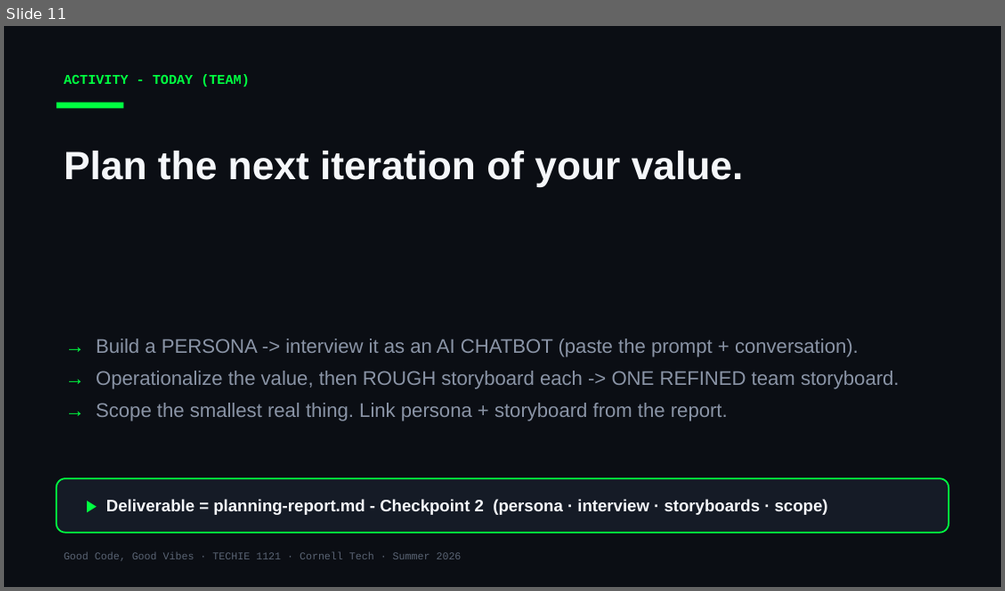
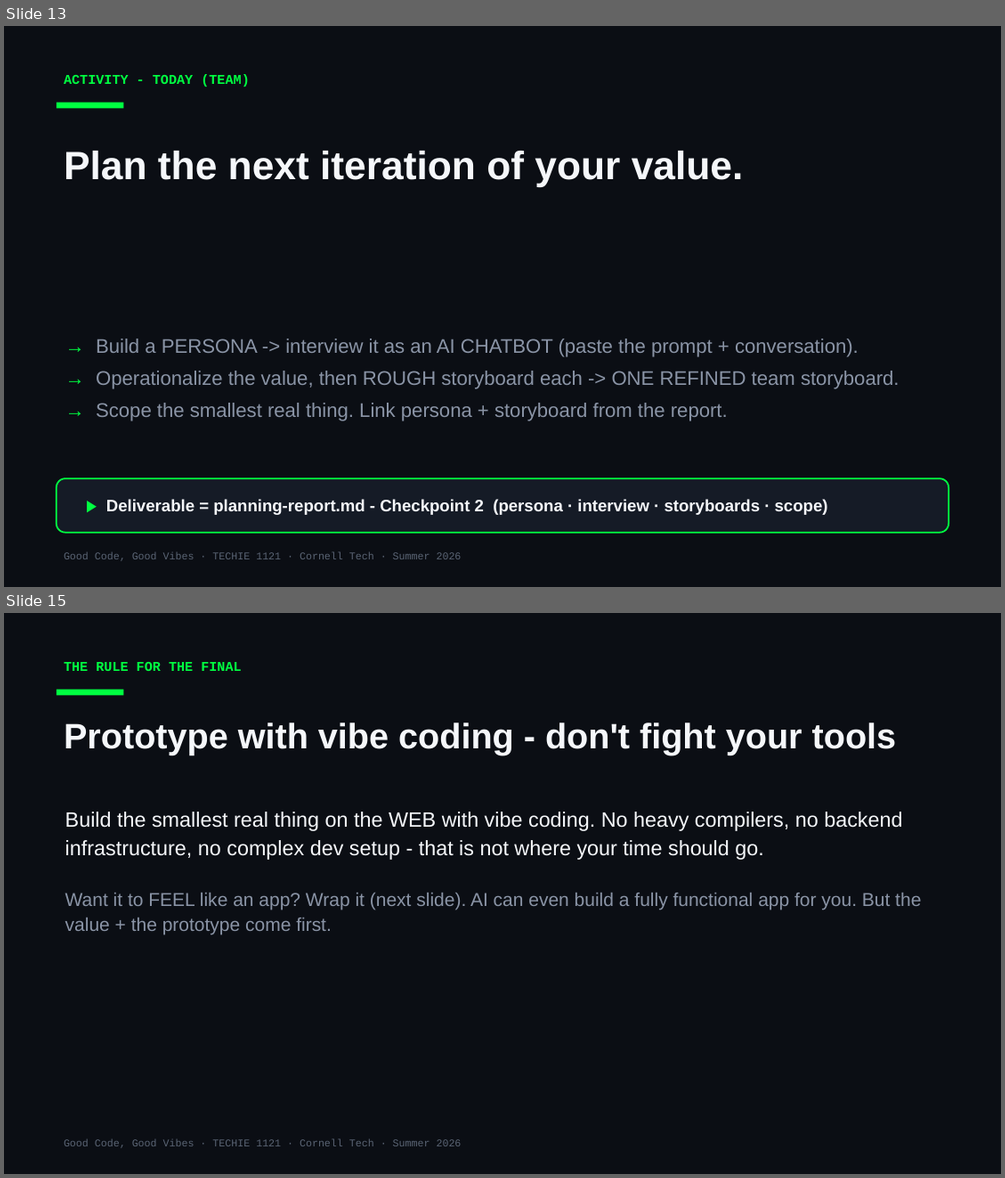
Before and after one commit to Cornell-Tech-Vibe-Coding-Summer-2026/website, a slide deck: slides/Week3-Wed-Working-Day.pptx. Shown one above the other, each under a label of ours: slide 11 before the commit, slides 13 and 15 after it; the slides between them are not shown. The pictures are 1005x591 and 1005x1178 pixels, drawn with LibreOffice and Linux fonts; fonts in the diff are those of the drawing. Boxes give left, top, right and bottom in pixels: in the first picture for what was removed or moved away, otherwise in the second. Text is boxed around its words. In the diff, an @@ line names an element or a change of style, - is before the commit and + after.

```diff
--- a/slides/Week3-Wed-Working-Day.pptx
+++ b/slides/Week3-Wed-Working-Day.pptx
@@ slide 15 added at box(4, 613, 1001, 1174), background #0B0E14 @@
@@ text added at box(64, 662, 241, 671), 13 pt, text #00FF41, bold @@
+THE RULE FOR THE FINAL
@@ rectangle added at box(57, 690, 123, 695), fill #00FF41 @@
@@ text added at box(64, 722, 897, 755), 34 pt, text #F5F7FA, bold @@
+Prototype with vibe coding - don't fight your tools
@@ text added at box(65, 811, 921, 934), 20 pt, text #F5F7FA @@
+Build the smallest real thing on the WEB with vibe coding. No heavy compilers, no backend infrastructure, no complex dev setup - that is not where your time should go.
+Want it to FEEL like an app? Wrap it (next slide). AI can even build a fully functional app for you. But the value + the prototype come first.
@@ text added at box(64, 1139, 461, 1148), 10 pt, text #5A6474 @@
+Good Code, Good Vibes · TECHIE 1121 · Cornell Tech · Summer 2026
@@ what was slide 11 is now slide 13 @@
```
Also in this commit, not shown: 4 slides changed, 6 other slides added, 2 other files.
